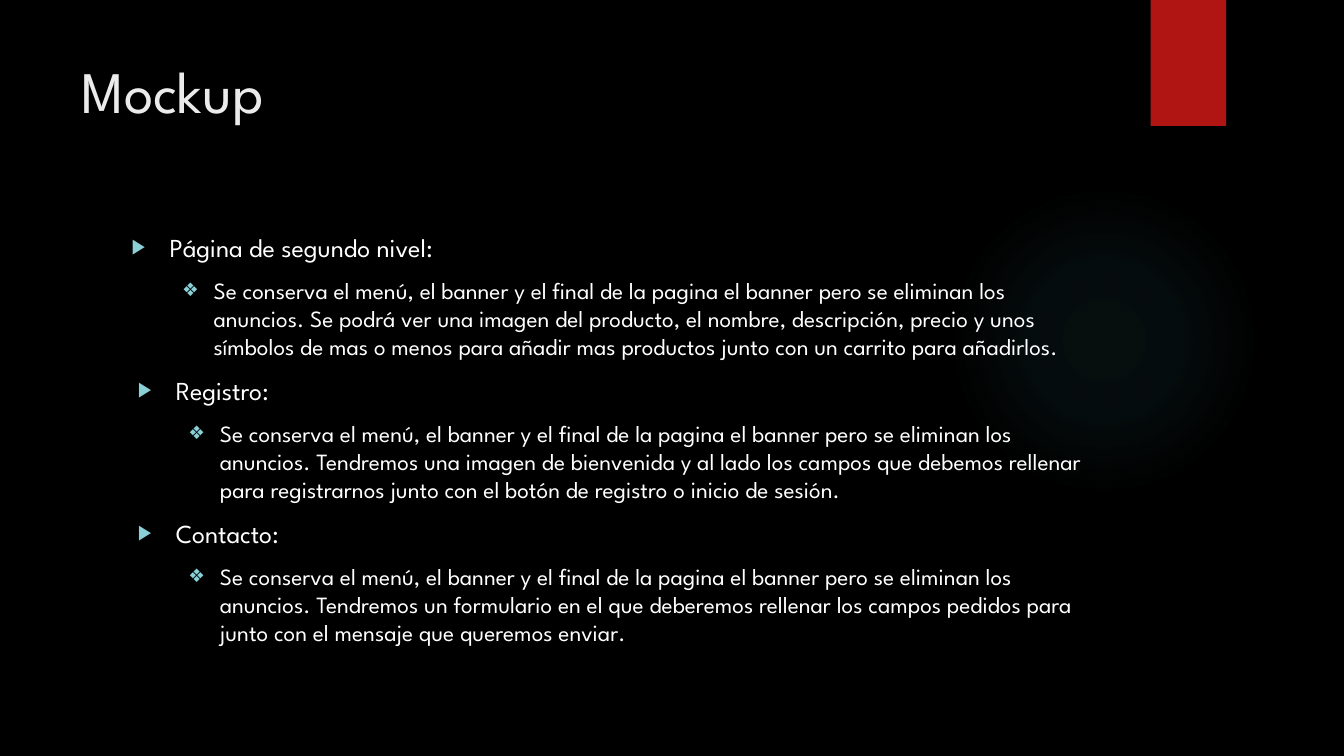
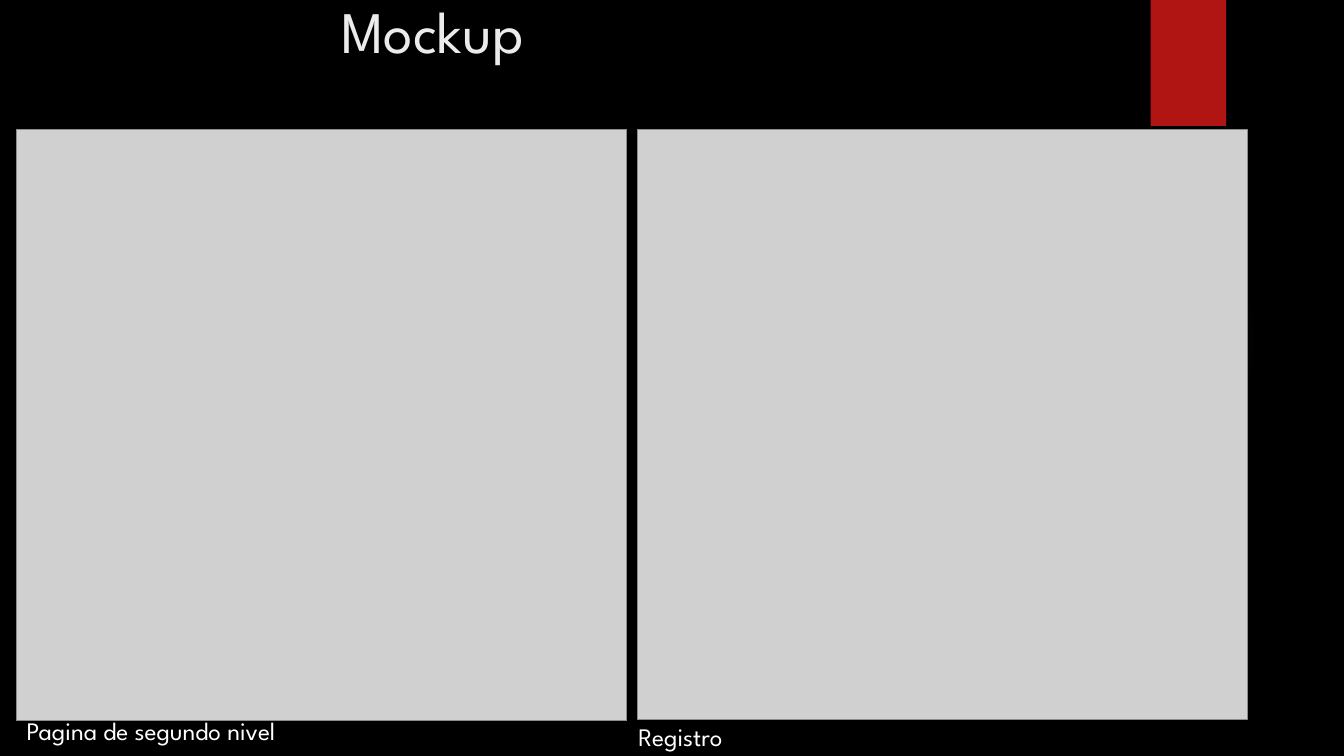
Before and after one commit to Javier798/DesInterfacesWeb, a slide deck: slide 11 of Ejercicio de prototipado y comparación de webs.pptx. Drawn at 1344x756 pixels with LibreOffice and Linux fonts; fonts in the diff are those of the drawing; grey boxes stand for pictures; background and template pictures are left out. Boxes give left, top, right and bottom in pixels: in the first picture for what was removed or moved away, otherwise in the second. Text is boxed around its words. In the diff, an @@ line names an element or a change of style, - is before the commit and + after.

```diff
--- a/Ejercicio de prototipado y comparación de webs.pptx
+++ b/Ejercicio de prototipado y comparación de webs.pptx
@@ title "Mockup": place and size @@
-title "Mockup" at (81, 72, 263, 126)
+title "Mockup" at (341, 12, 523, 66)
@@ picture added at (17, 129, 628, 721) @@
@@ picture added at (637, 129, 1248, 719) @@
@@ text removed at (170, 239, 1081, 646) @@
-▶ Página de segundo nivel:
-  ❖ Se conserva el menú, el banner y el final de la pagina el banner pero se eliminan los anuncios. Se podrá ver una imagen del producto, el nombre, descripción, precio y unos símbolos de mas o menos para añadir mas productos junto con un carrito para añadirlos.
-▶ Registro:
-  ❖ Se conserva el menú, el banner y el final de la pagina el banner pero se eliminan los anuncios. Tendremos una imagen de bienvenida y al lado los campos que debemos rellenar para registrarnos junto con el botón de registro o inicio de sesión.
-▶ Contacto:
-  ❖ Se conserva el menú, el banner y el final de la pagina el banner pero se eliminan los anuncios. Tendremos un formulario en el que deberemos rellenar los campos pedidos para junto con el mensaje que queremos enviar.
@@ text added at (27, 714, 275, 746), 18 pt, text #FFFFFF @@
+Pagina de segundo nivel
@@ text added at (638, 729, 722, 752), 18 pt, text #FFFFFF @@
+Registro
```
Also in this commit, not shown: 1 other slide changed, 2 slides added, 21 other files.
